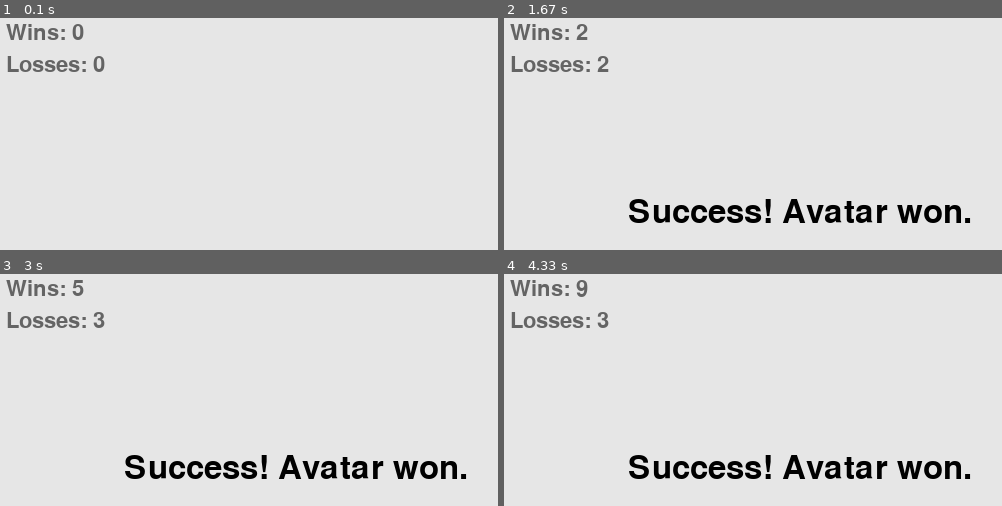
Above: before the commit, frames 1-4 (two rows, left to right).
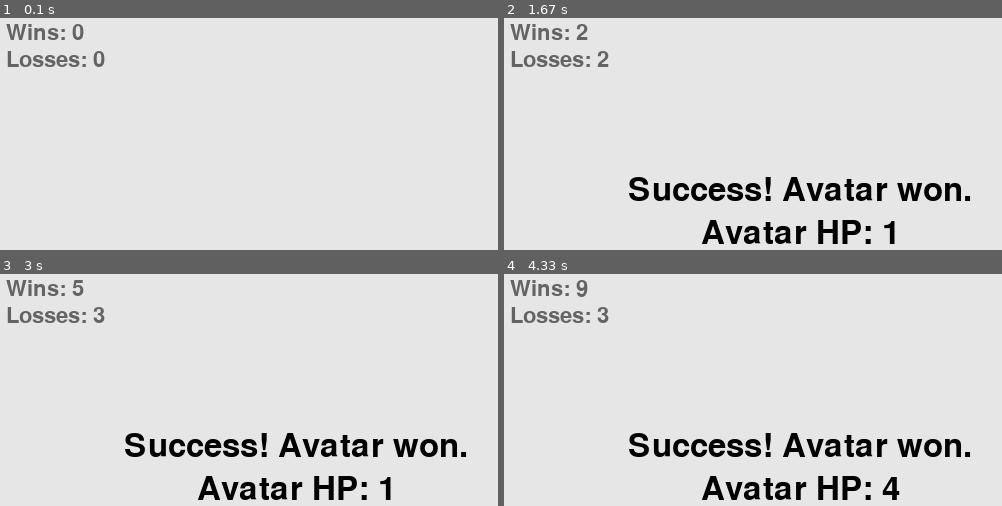
Above: after the commit, the same moments.

Repository: Josef-Gray/adorable-hopelessness
Game: pygame game, started from display_combat_pygame.py
The game is run twice, just before and just after one commit, with the same random seed, the same clock (stepped at 60 frames per second) and the same inputs.
Inputs (mouse positions are in pixels of both pictures, inside the frame that each line leads up to):
- Up to frame 1 (0.1 s): no input
- Up to frame 2 (1.67 s): click (797, 212) at 0.38 s; click (802, 238) at 0.72 s; click (613, 152) at 1.05 s; click (outside the picture) at 1.38 s
- Up to frame 3 (3 s): click (308, 334) at 1.72 s; click (outside the picture) at 2.05 s; click (273, 399) at 2.38 s; click (209, 385) at 2.72 s
- Up to frame 4 (4.33 s): click (957, 434) at 3.05 s; click (987, 457) at 3.38 s; click (927, 396) at 3.72 s; click (623, 390) at 4.05 s

The runs differ from the first frame. In frame 1, 0.8% of the frame differs, in the area x 1-22%, y 14-24%; in frame 2, 8.6%; in frame 3, 8.6%; in frame 4, 8.7%, in the area x 1-94%, y 14-98%.

Commit message:
Report avatar HP.

Diff:
--- a/display_combat_pygame.py
+++ b/display_combat_pygame.py
@@ -55,22 +55,32 @@
     """Draw the results of the last combat."""
     text_color = (0, 0, 0)
     font = pygame.font.SysFont(None, 48)
+    screen_rect = screen.get_rect()
 
     if mission.mission_success is None:
-        msg = ''
+        return
     elif mission.mission_success:
-        msg = 'Success! Avatar won.'
+        result_msg = "Success! Avatar won."
     else:
-        msg = 'Failure! Avatar defeated.'
+        result_msg = "Failure! Avatar defeated."
 
-    # Turn msg into a rendered image and center on the screen.
-    msg_image = font.render(msg, True, text_color, bg_color)
-    msg_image_rect = msg_image.get_rect()
-    screen_rect = screen.get_rect()
-    msg_image_rect.center = screen_rect.center
+    hp_msg = "Avatar HP: " + str(mission.avatar_hp)
+
+    # Render result_msg and position slightly above center on the screen.
+    result_msg_image = font.render(result_msg, True, text_color, bg_color)
+    result_msg_image_rect = result_msg_image.get_rect()
+    result_msg_image_rect.centerx = screen_rect.centerx
+    result_msg_image_rect.bottom = screen_rect.centery - 5
+
+    # Render hp_msg and position slightly below center on the screen.
+    hp_msg_image = font.render(hp_msg, True, text_color, bg_color)
+    hp_msg_image_rect = hp_msg_image.get_rect()
+    hp_msg_image_rect.centerx = screen_rect.centerx
+    hp_msg_image_rect.top = screen_rect.centery + 5
 
     # Draw message.
-    screen.blit(msg_image, msg_image_rect)
+    screen.blit(result_msg_image, result_msg_image_rect)
+    screen.blit(hp_msg_image, hp_msg_image_rect)
 
 
 def draw_stats(screen, bg_color, stats):
@@ -89,7 +99,7 @@
     losses_image = font.render(
             "Losses: " + str(stats['losses']), True, text_color, bg_color)
     losses_image_rect = losses_image.get_rect()
-    losses_image_rect.top = wins_image_rect.bottom + 10
+    losses_image_rect.top = wins_image_rect.bottom + 5
     losses_image_rect.left = 10
 
     # Draw stats.
--- a/mission.py
+++ b/mission.py
@@ -58,6 +58,7 @@
             self.mission_success = True
             logging.info("Success! Avatar won.")
         else:
+            self.avatar_hp = 0
             self.mission_success = False
             logging.info("Failure! Avatar defeated.")
 
